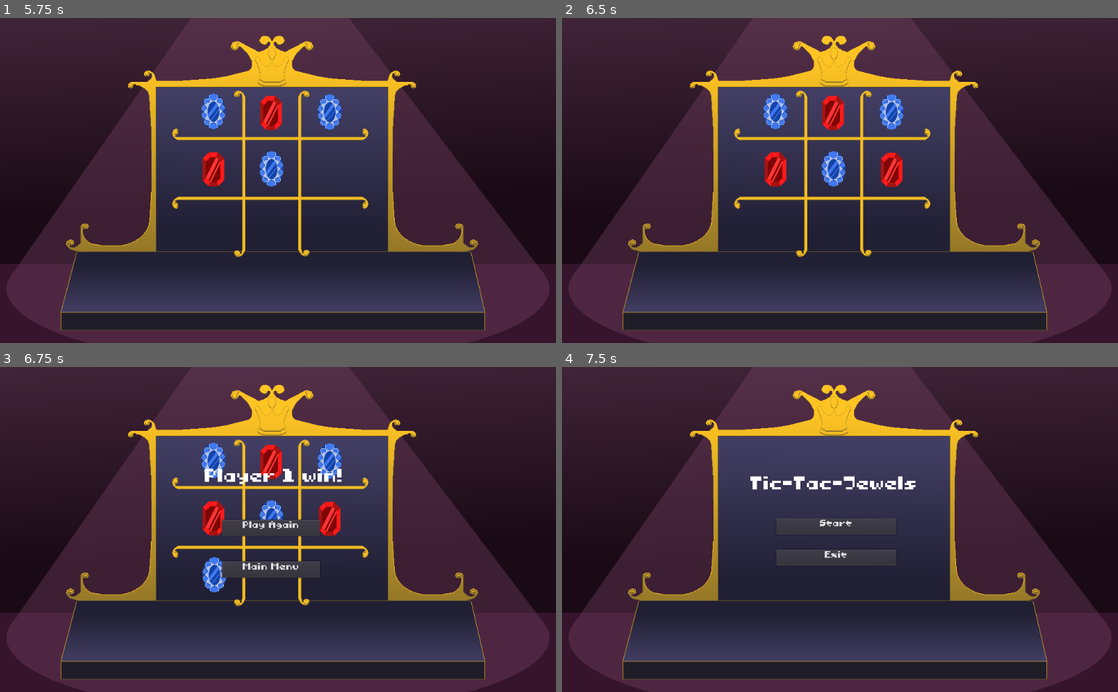
Above: before the commit, frames 1-4 (two rows, left to right).
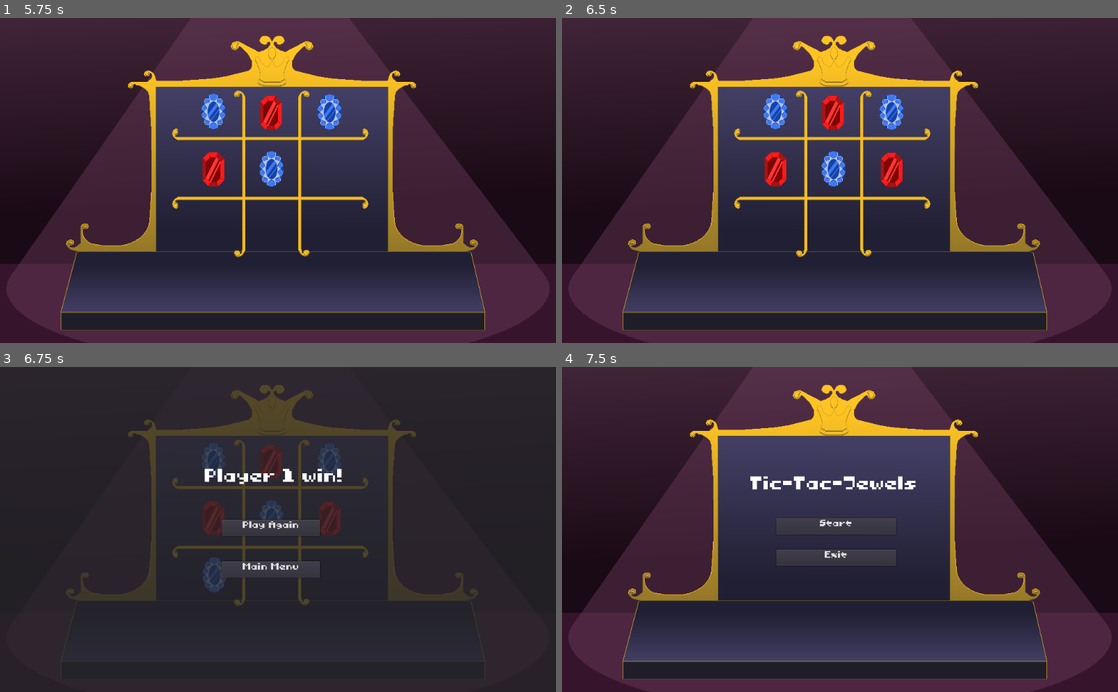
Above: after the commit, the same moments.

Repository: gusta7pires/Tic-Tac-Toe-project
Game: Godot game, scene res://Scene/Main.tscn
The game is run twice, just before and just after one commit, with the same random seed, the same clock (stepped at 60 frames per second) and the same inputs. Before the commit the project starts from res://Cenas/Main.tscn.
Inputs (mouse positions are in pixels of both pictures, inside the frame that each line leads up to):
- Up to frame 1 (5.75 s): click "Start" at 0.5 s; click "VS Player" at 1.25 s; tap Enter at 2, 3.5, 5 s; move the mouse to (211, 112) at 2.02 s; click (211, 112) at 2.17 s; tap Space at 2.75, 4.25 s; move the mouse to (272, 112) at 2.77 s; click (272, 112) at 2.92 s; move the mouse to (328, 112) at 3.52 s; click (328, 112) at 3.67 s; move the mouse to (211, 167) at 4.27 s; click (211, 167) at 4.42 s; move the mouse to (272, 167) at 5.02 s; click (272, 167) at 5.17 s
- Up to frame 2 (6.5 s): tap Space at 5.75 s; move the mouse to (890, 167) at 5.77 s; click (890, 167) at 5.92 s
- Up to frame 3 (6.75 s): move the mouse to (216, 575) at 6.52 s; click (216, 575) at 6.67 s
- Up to frame 4 (7.5 s): click "Main Menu" at 7.25 s

Frames 1-2 are identical in both runs. In frame 3, 38% of the frame differs, in the area x 1-99%, y 0-100%; in frame 4, nothing differs.

Commit message:
últimos ajustes

Diff:
--- a/jogo-da-velha/Audio/Main_bus_layout.tres
+++ b/jogo-da-velha/Audio/Main_bus_layout.tres
@@ -1,12 +1,12 @@
 [gd_resource type="AudioBusLayout" format=2]
 
 [resource]
-bus/0/volume_db = 0.267241
+bus/0/volume_db = -3.5405
 bus/1/name = "Music"
 bus/1/solo = false
 bus/1/mute = false
 bus/1/bypass_fx = false
-bus/1/volume_db = -6.25101
+bus/1/volume_db = -10.5236
 bus/1/send = "Master"
 bus/2/name = "Sound efx"
 bus/2/solo = false
--- a/jogo-da-velha/Audio/default_bus_layout.tres
+++ /dev/null
@@ -1,10 +0,0 @@
-[gd_resource type="AudioBusLayout" format=2]
-
-[resource]
-bus/0/volume_db = 0.267241
-bus/1/name = "Music"
-bus/1/solo = false
-bus/1/mute = false
-bus/1/bypass_fx = false
-bus/1/volume_db = -6.25101
-bus/1/send = "Master"
--- a/jogo-da-velha/Prefabs/Game.tscn
+++ b/jogo-da-velha/Prefabs/Game.tscn
@@ -1,8 +1,7 @@
-[gd_scene load_steps=11 format=2]
+[gd_scene load_steps=10 format=2]
 
 [ext_resource path="res://Sprites/grade.png" type="Texture" id=1]
 [ext_resource path="res://Prefabs/SoundEfx.tscn" type="PackedScene" id=2]
-[ext_resource path="res://Prefabs/bg.tscn" type="PackedScene" id=3]
 [ext_resource path="res://Font/Toriko_font_64.tres" type="DynamicFont" id=4]
 [ext_resource path="res://Font/Toriko_font_32.tres" type="DynamicFont" id=5]
 [ext_resource path="res://Prefabs/BoardPosition.tscn" type="PackedScene" id=6]
@@ -13,22 +12,20 @@
 
 [node name="Game" type="Node2D"]
 script = ExtResource( 7 )
-game_over_label_path = NodePath("GameOver/WinnerText")
+game_over_label_path = NodePath("GameOverScreen/WinnerText")
 
-[node name="bg" parent="." instance=ExtResource( 3 )]
-
-[node name="GoFirst" type="Control" parent="."]
+[node name="GoFirstScreen" type="Control" parent="."]
 visible = false
 margin_right = 40.0
 margin_bottom = 40.0
 
-[node name="VBoxContainer" type="VBoxContainer" parent="GoFirst"]
+[node name="VBoxContainer" type="VBoxContainer" parent="GoFirstScreen"]
 margin_left = 410.0
 margin_top = 262.0
 margin_right = 590.0
 margin_bottom = 412.0
 
-[node name="Yes" type="Button" parent="GoFirst/VBoxContainer"]
+[node name="Yes" type="Button" parent="GoFirstScreen/VBoxContainer"]
 margin_top = 21.0
 margin_right = 180.0
 margin_bottom = 51.0
@@ -36,7 +33,7 @@
 custom_fonts/font = ExtResource( 5 )
 text = "Yes"
 
-[node name="No" type="Button" parent="GoFirst/VBoxContainer"]
+[node name="No" type="Button" parent="GoFirstScreen/VBoxContainer"]
 margin_top = 98.0
 margin_right = 180.0
 margin_bottom = 128.0
@@ -44,7 +41,7 @@
 custom_fonts/font = ExtResource( 5 )
 text = "No"
 
-[node name="QuestionText" type="Label" parent="GoFirst"]
+[node name="QuestionText" type="Label" parent="GoFirstScreen"]
 margin_left = 353.0
 margin_top = 183.0
 margin_right = 653.0
@@ -54,57 +51,62 @@
 align = 1
 valign = 1
 
-[node name="Tabuleiro" type="Node2D" parent="."]
+[node name="Board" type="Node2D" parent="."]
 script = ExtResource( 10 )
 game_manager_path = NodePath("..")
 
-[node name="0-0" parent="Tabuleiro" instance=ExtResource( 6 )]
+[node name="0-0" parent="Board" instance=ExtResource( 6 )]
 position = Vector2( 393, 172 )
 
-[node name="0-1" parent="Tabuleiro" instance=ExtResource( 6 )]
+[node name="0-1" parent="Board" instance=ExtResource( 6 )]
 position = Vector2( 500, 173 )
 
-[node name="0-2" parent="Tabuleiro" instance=ExtResource( 6 )]
+[node name="0-2" parent="Board" instance=ExtResource( 6 )]
 position = Vector2( 607, 173 )
 
-[node name="1-0" parent="Tabuleiro" instance=ExtResource( 6 )]
+[node name="1-0" parent="Board" instance=ExtResource( 6 )]
 position = Vector2( 394, 277 )
 
-[node name="1-1" parent="Tabuleiro" instance=ExtResource( 6 )]
+[node name="1-1" parent="Board" instance=ExtResource( 6 )]
 position = Vector2( 500, 278 )
 
-[node name="1-2" parent="Tabuleiro" instance=ExtResource( 6 )]
+[node name="1-2" parent="Board" instance=ExtResource( 6 )]
 position = Vector2( 608, 278 )
 
-[node name="2-0" parent="Tabuleiro" instance=ExtResource( 6 )]
+[node name="2-0" parent="Board" instance=ExtResource( 6 )]
 position = Vector2( 395, 383 )
 
-[node name="2-1" parent="Tabuleiro" instance=ExtResource( 6 )]
+[node name="2-1" parent="Board" instance=ExtResource( 6 )]
 position = Vector2( 501, 383 )
 
-[node name="2-2" parent="Tabuleiro" instance=ExtResource( 6 )]
+[node name="2-2" parent="Board" instance=ExtResource( 6 )]
 position = Vector2( 608, 383 )
 
-[node name="Board" type="Sprite" parent="Tabuleiro"]
+[node name="Board" type="Sprite" parent="Board"]
 position = Vector2( 512, 307 )
 scale = Vector2( 1.09333, 1.09333 )
 texture = ExtResource( 1 )
 
-[node name="SoundWrongClick" parent="Tabuleiro" instance=ExtResource( 2 )]
+[node name="SoundWrongClick" parent="Board" instance=ExtResource( 2 )]
 stream = ExtResource( 8 )
 
-[node name="GameOver" type="Control" parent="."]
+[node name="GameOverScreen" type="Control" parent="."]
 visible = false
 margin_right = 40.0
 margin_bottom = 40.0
 
-[node name="VBoxContainer" type="VBoxContainer" parent="GameOver"]
+[node name="Panel" type="Panel" parent="GameOverScreen"]
+modulate = Color( 1, 1, 1, 0.784314 )
+margin_right = 1024.0
+margin_bottom = 600.0
+
+[node name="VBoxContainer" type="VBoxContainer" parent="GameOverScreen"]
 margin_left = 409.0
 margin_top = 261.0
 margin_right = 589.0
 margin_bottom = 411.0
 
-[node name="PlayAgain" type="Button" parent="GameOver/VBoxContainer"]
+[node name="PlayAgain" type="Button" parent="GameOverScreen/VBoxContainer"]
 margin_top = 21.0
 margin_right = 180.0
 margin_bottom = 51.0
@@ -112,7 +114,7 @@
 custom_fonts/font = ExtResource( 5 )
 text = "Play Again"
 
-[node name="MainMenu" type="Button" parent="GameOver/VBoxContainer"]
+[node name="MainMenu" type="Button" parent="GameOverScreen/VBoxContainer"]
 margin_top = 98.0
 margin_right = 180.0
 margin_bottom = 128.0
@@ -120,7 +122,7 @@
 custom_fonts/font = ExtResource( 5 )
 text = "Main Menu"
 
-[node name="WinnerText" type="Label" parent="GameOver"]
+[node name="WinnerText" type="Label" parent="GameOverScreen"]
 margin_left = 355.0
 margin_top = 176.0
 margin_right = 655.0
@@ -135,8 +137,8 @@
 
 [node name="SoundClick" parent="." instance=ExtResource( 2 )]
 
-[connection signal="pressed" from="GoFirst/VBoxContainer/Yes" to="." method="_on_Yes_pressed"]
-[connection signal="pressed" from="GoFirst/VBoxContainer/No" to="." method="_on_No_pressed"]
-[connection signal="on_node_clicked" from="Tabuleiro" to="." method="_on_Tabuleiro_on_node_clicked"]
-[connection signal="pressed" from="GameOver/VBoxContainer/PlayAgain" to="." method="_on_PlayAgain_pressed"]
-[connection signal="pressed" from="GameOver/VBoxContainer/MainMenu" to="." method="_on_MainMenu_pressed"]
+[connection signal="pressed" from="GoFirstScreen/VBoxContainer/Yes" to="." method="_on_Yes_pressed"]
+[connection signal="pressed" from="GoFirstScreen/VBoxContainer/No" to="." method="_on_No_pressed"]
+[connection signal="on_node_clicked" from="Board" to="." method="_on_Board_on_node_clicked"]
+[connection signal="pressed" from="GameOverScreen/VBoxContainer/PlayAgain" to="." method="_on_PlayAgain_pressed"]
+[connection signal="pressed" from="GameOverScreen/VBoxContainer/MainMenu" to="." method="_on_MainMenu_pressed"]
--- a/jogo-da-velha/Cenas/Main.tscn
+++ b/jogo-da-velha/Scene/Main.tscn
@@ -1,32 +1,32 @@
 [gd_scene load_steps=7 format=2]
 
-[ext_resource path="res://Prefabs/MainMenu.tscn" type="PackedScene" id=1]
-[ext_resource path="res://Prefabs/SetDificulty.tscn" type="PackedScene" id=2]
-[ext_resource path="res://Prefabs/Game.tscn" type="PackedScene" id=3]
-[ext_resource path="res://Audio/Music/tiktaktoe_3.wav" type="AudioStream" id=4]
-[ext_resource path="res://Prefabs/bg.tscn" type="PackedScene" id=5]
-[ext_resource path="res://Scripts/SceneManager.gd" type="Script" id=8]
+[ext_resource path="res://Audio/Music/tiktaktoe.wav" type="AudioStream" id=1]
+[ext_resource path="res://Scripts/SceneManager.gd" type="Script" id=2]
+[ext_resource path="res://Prefabs/MainMenu.tscn" type="PackedScene" id=3]
+[ext_resource path="res://Prefabs/Game.tscn" type="PackedScene" id=4]
+[ext_resource path="res://Prefabs/SetDificulty.tscn" type="PackedScene" id=5]
+[ext_resource path="res://Prefabs/bg.tscn" type="PackedScene" id=6]
 
 [node name="Main" type="Node2D"]
 
-[node name="bg" parent="." instance=ExtResource( 5 )]
+[node name="bg" parent="." instance=ExtResource( 6 )]
 
 [node name="SceneManager" type="Node" parent="."]
-script = ExtResource( 8 )
+script = ExtResource( 2 )
 menu_path = NodePath("../MainMenu")
 set_dificulty_path = NodePath("../SetDificulty")
 game_path = NodePath("../Game")
 
-[node name="MainMenu" parent="." instance=ExtResource( 1 )]
+[node name="MainMenu" parent="." instance=ExtResource( 3 )]
 
-[node name="SetDificulty" parent="." instance=ExtResource( 2 )]
+[node name="SetDificulty" parent="." instance=ExtResource( 5 )]
 visible = false
 
-[node name="Game" parent="." instance=ExtResource( 3 )]
+[node name="Game" parent="." instance=ExtResource( 4 )]
 visible = false
 
 [node name="Music" type="AudioStreamPlayer" parent="."]
-stream = ExtResource( 4 )
+stream = ExtResource( 1 )
 autoplay = true
 bus = "Music"
 
--- a/jogo-da-velha/Scripts/AIManager.gd
+++ b/jogo-da-velha/Scripts/AIManager.gd
@@ -2,8 +2,6 @@
 
 var human = -1;
 var computer = 1;
-
-var rng = RandomNumberGenerator.new()
 
 func easy_game(board, player):
 	var score;
@@ -16,7 +14,9 @@
 
 func medium_game(board, depth, player):
 	var score = [0,0,player]
-	if(rng.randi() % 100 < 30):
+	randomize();
+	var rng = randi() % 100;
+	if(rng < 30):
 		score = easy_game(board, player);
 	else:
 		score = minimax(board, depth, player);
@@ -25,12 +25,6 @@
 func minimax(board, depth, player):
 	var empty_cells = Common.get_empty_cells(board);
 
-	var best;
-	if player == computer:
-		best = [-1,-1,-999]
-	else:
-		best = [-1,-1, 999]
-
 	var winner = Common.check_winner_posibilities(board);
 
 	if winner != 0:
@@ -38,6 +32,12 @@
 		return [-1, -1, winner * weight];
 	elif depth == 0:
 		return [-1 , -1, 0];
+
+	var best;
+	if player == computer:
+		best = [-1,-1,-999]
+	else:
+		best = [-1,-1, 999]
 
 	for cell in range (empty_cells.size()):
 		var chosen_cell = empty_cells[cell];
--- a/jogo-da-velha/Scripts/BoardManager.gd
+++ b/jogo-da-velha/Scripts/BoardManager.gd
@@ -19,15 +19,10 @@
 
 func node_clicked(line, column):
 	if (board_nodes[line][column].get_player() != 0):
-		$SoundWrongClick.play();
+		get_node("SoundWrongClick").play();
 		return;
 
 	emit_signal("on_node_clicked", line, column);
 
-func reset_board():
-	for line in range (board_size):
-		for column in range(board_size):
-		 board_nodes[line][column].set_player(0);
-
 func set_node(line, column, player):
 	board_nodes[line][column].set_player(player);
--- a/jogo-da-velha/Scripts/Common.gd
+++ b/jogo-da-velha/Scripts/Common.gd
@@ -1,6 +1,7 @@
 extends Node
 
 var dificulty : int;
+# 0 = easy, 1 = medium, 2 = hard, 3 = vs player
 
 func _ready():
 	dificulty = 3;
@@ -9,11 +10,10 @@
 	return dificulty;
 
 func set_dificulty(dificulty):
-	self.dificulty = dificulty
-	print("Dificulty changed ", self.dificulty);
+	self.dificulty = dificulty;
 
 func get_empty_cells(board):
-	var empty_cells = []
+	var empty_cells = [];
 	for line in range (board.size()):
 		for column in range (board.size()):
 			if(board[line][column]==0):
--- a/jogo-da-velha/Scripts/GameManager.gd
+++ b/jogo-da-velha/Scripts/GameManager.gd
@@ -20,10 +20,10 @@
 signal go_to_main_menu();
 
 func _ready():
-	go_first_screen = get_node("GoFirst");
-	board_manager = get_node("Tabuleiro");
+	go_first_screen = get_node("GoFirstScreen");
+	board_manager = get_node("Board");
 	game_over_label = get_node(game_over_label_path);
-	game_over_screen = get_node("GameOver");
+	game_over_screen = get_node("GameOverScreen");
 	ai_manager = get_node("AIManager");
 	create_board();
 	show_go_first_screen();
@@ -49,12 +49,11 @@
 		ai_move(computer);
 		go_first = true;
 
-
 func update_boards(line, column, player):
 	board_state[line][column] = player;
 	board_manager.board_nodes[line][column].set_player(player);
 
-func _on_Tabuleiro_on_node_clicked(line, column):
+func _on_Board_on_node_clicked(line, column):
 	if game_end:
 		return;
 
@@ -102,9 +101,6 @@
 			2:
 				move = ai_manager.minimax(board_state, depth, player);
 
-	print(move);
-	print();
-
 	update_boards(move[0], move[1], player);
 	get_winner();
 
@@ -113,8 +109,6 @@
 
 	if(winnig_player == human or winnig_player == computer):
 		game_end = true;
-		current_player = winnig_player;
-		print("Jogador %d vanceu" % winnig_player);
 
 		if Common.get_dificulty() == 3:
 			vs_player_winnig_text(winnig_player);
@@ -126,7 +120,6 @@
 
 	if(Common.check_empty_positions(board_state)==0):
 		game_end = true;
-		print("Deu Velha!");
 		game_over_label.text = "Draw";
 		on_game_over();
 		return;
@@ -135,9 +128,9 @@
 	game_over_screen.show();
 
 func vs_player_winnig_text(player):
-	if player == -1:
+	if player == human:
 		player = 1;
-	elif player == 1:
+	elif player == computer:
 		player = 2;
 	var string = "Player %d win!" % player;
 	game_over_label.text = string;
@@ -161,22 +154,25 @@
 	game_over_screen.hide();
 
 func _on_PlayAgain_pressed():
-	$SoundClick.play();
+	play_click_sound();
 	game_mode_check();
 
 func _on_MainMenu_pressed():
-	$SoundClick.play();
+	play_click_sound();
 	emit_signal("go_to_main_menu");
 
 func _on_Yes_pressed():
 	go_first = true;
-	$SoundClick.play();
+	play_click_sound();
 	new_game();
 
 func _on_No_pressed():
 	go_first = false;
-	$SoundClick.play();
+	play_click_sound();
 	new_game();
 
 func _on_SetDificulty_on_dificulty_set():
 	game_mode_check();
+
+func play_click_sound():
+	get_node("SoundClick").play();
--- a/jogo-da-velha/Scripts/GameOver.gd
+++ /dev/null
@@ -1,9 +0,0 @@
-extends Node
-
-signal play_again_signal();
-
-func _on_PlayAgain_pressed():
-	emit_signal("play_again_signal");
-
-func _on_Exit_pressed():
-	pass;
--- a/jogo-da-velha/Scripts/MainMenu.gd
+++ b/jogo-da-velha/Scripts/MainMenu.gd
@@ -2,10 +2,13 @@
 
 signal on_start();
 
+func play_click_sound():
+	get_node("SoundClick").play();
+
 func _on_Start_pressed():
-	$SoundClick.play();
+	play_click_sound();
 	emit_signal("on_start");
 
 func _on_Exit_pressed():
-	$SoundClick.play();
+	play_click_sound();
 	get_tree().quit();
--- a/jogo-da-velha/Scripts/Minimax.gd
+++ /dev/null
@@ -1,45 +0,0 @@
-extends Node
-
-# export = [SerializeField]
-
-export var game_path: NodePath
-var game_manager
-
-var human = -1;
-var computer = 1;
-
-func _ready():
-	game_manager = get_node(game_path);
-
-
-func minimax(board, depth, player):
-	var empty_cells = game_manager.get_empty_cells(board);
-	#var depth = empty_cells.size();
-
-	var best;
-	if player == computer:
-		best = [-1,-1,-999]
-	else:
-		best = [-1,-1, 999]
-
-	var winner = game_manager.check_winner(board);
-	if winner != 0 or depth == 0:
-		return [-1, -1, winner];
-
-	for cell in range (empty_cells.size()):
-		var move = empty_cells[cell];
-		board[move.x][move.y] = player;
-
-		var score = minimax(board, depth -1, -player);
-		board[move.x][move.y] = 0;
-		score[0] = move.x;
-		score[1] = move.y;
-
-		if player == computer:
-			if score[2] > best [2]:
-				best = score #max
-		else:
-			if score[2] < best [2]:
-				best = score #min
-
-	return best;
--- a/jogo-da-velha/Scripts/Position.gd
+++ b/jogo-da-velha/Scripts/Position.gd
@@ -23,7 +23,7 @@
 	player_marker = player;
 	sprite.texture = player_textures[player];
 
-func set_board(board, line, columm): #chamado no BoardManager
+func set_board(board, line, columm):
 	self.board = board;
 	pos_line = line;
 	pos_columm = columm;
--- a/jogo-da-velha/Scripts/SceneManager.gd
+++ b/jogo-da-velha/Scripts/SceneManager.gd
@@ -4,37 +4,37 @@
 export var set_dificulty_path: NodePath;
 export var game_path: NodePath;
 
-var menu;
-var set_dificulty;
-var game;
+var menu_screen;
+var set_dificulty_screen;
+var game_screen;
 
 func _ready():
-	menu = get_node(menu_path);
-	set_dificulty = get_node(set_dificulty_path);
-	game = get_node(game_path);
+	menu_screen = get_node(menu_path);
+	set_dificulty_screen = get_node(set_dificulty_path);
+	game_screen = get_node(game_path);
 
 	main_menu();
 
 func main_menu():
-	menu.show();
-	set_dificulty.hide();
-	game.hide();
+	menu_screen.show();
+	set_dificulty_screen.hide();
+	game_screen.hide();
 
 func set_dificulty():
-	menu.hide();
-	set_dificulty.show();
-	game.hide();
+	menu_screen.hide();
+	set_dificulty_screen.show();
+	game_screen.hide();
 
 func start_game():
-	menu.hide();
-	set_dificulty.hide();
-	game.new_game();
-	game.show();
+	menu_screen.hide();
+	set_dificulty_screen.hide();
+	game_screen.new_game();
+	game_screen.show();
 
 func game_over():
-	menu.hide();
-	set_dificulty.hide();
-	game.hide();
+	menu_screen.hide();
+	set_dificulty_screen.hide();
+	game_screen.hide();
 
 func _on_MainMenu_on_start():
 	set_dificulty();
--- a/jogo-da-velha/Scripts/SetDificulty.gd
+++ b/jogo-da-velha/Scripts/SetDificulty.gd
@@ -2,22 +2,25 @@
 
 signal on_dificulty_set();
 
+func play_click_sound():
+	get_node("SoundClick").play();
+
 func _on_vs_player_pressed():
 	Common.set_dificulty(3);
-	$SoundClick.play();
+	play_click_sound();
 	emit_signal("on_dificulty_set");
 
 func _on_Easy_pressed():
 	Common.set_dificulty(0);
-	$SoundClick.play();
+	play_click_sound();
 	emit_signal("on_dificulty_set");
 
 func _on_Medium_pressed():
 	Common.set_dificulty(1);
-	$SoundClick.play();
+	play_click_sound();
 	emit_signal("on_dificulty_set");
 
 func _on_Hard_pressed():
 	Common.set_dificulty(2);
-	$SoundClick.play();
+	play_click_sound();
 	emit_signal("on_dificulty_set");
--- a/jogo-da-velha/project.godot
+++ b/jogo-da-velha/project.godot
@@ -11,7 +11,7 @@
 [application]
 
 config/name="jogo-da-velha"
-run/main_scene="res://Cenas/Main.tscn"
+run/main_scene="res://Scene/Main.tscn"
 config/icon="res://icon.png"
 
 [audio]
Not shown, removed: jogo-da-velha/Audio/Music/TikTak.wav.import
Not shown, changed: jogo-da-velha/Audio/Music/tiktaktoe.wav.import
Not shown, removed: jogo-da-velha/Audio/Music/tiktaktoe_3.wav.import
Not shown, removed: jogo-da-velha/Audio/click.wav.import
Not shown, removed: jogo-da-velha/Audio/hitHurt.wav.import
Not shown, removed: jogo-da-velha/Audio/Music/TikTak.wav
Not shown, removed: jogo-da-velha/Audio/Music/TikTakOld.wav
Not shown, added: jogo-da-velha/Audio/Music/tiktaktoe.wav
Not shown, removed: jogo-da-velha/Audio/click.wav
Not shown, removed: jogo-da-velha/Audio/hitHurt.wav
